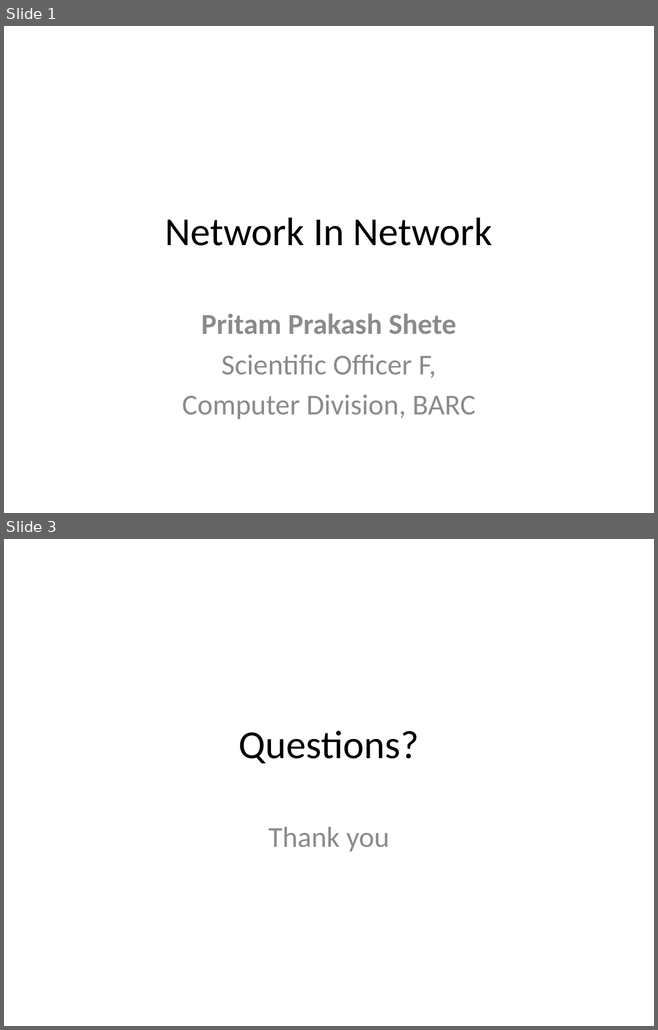
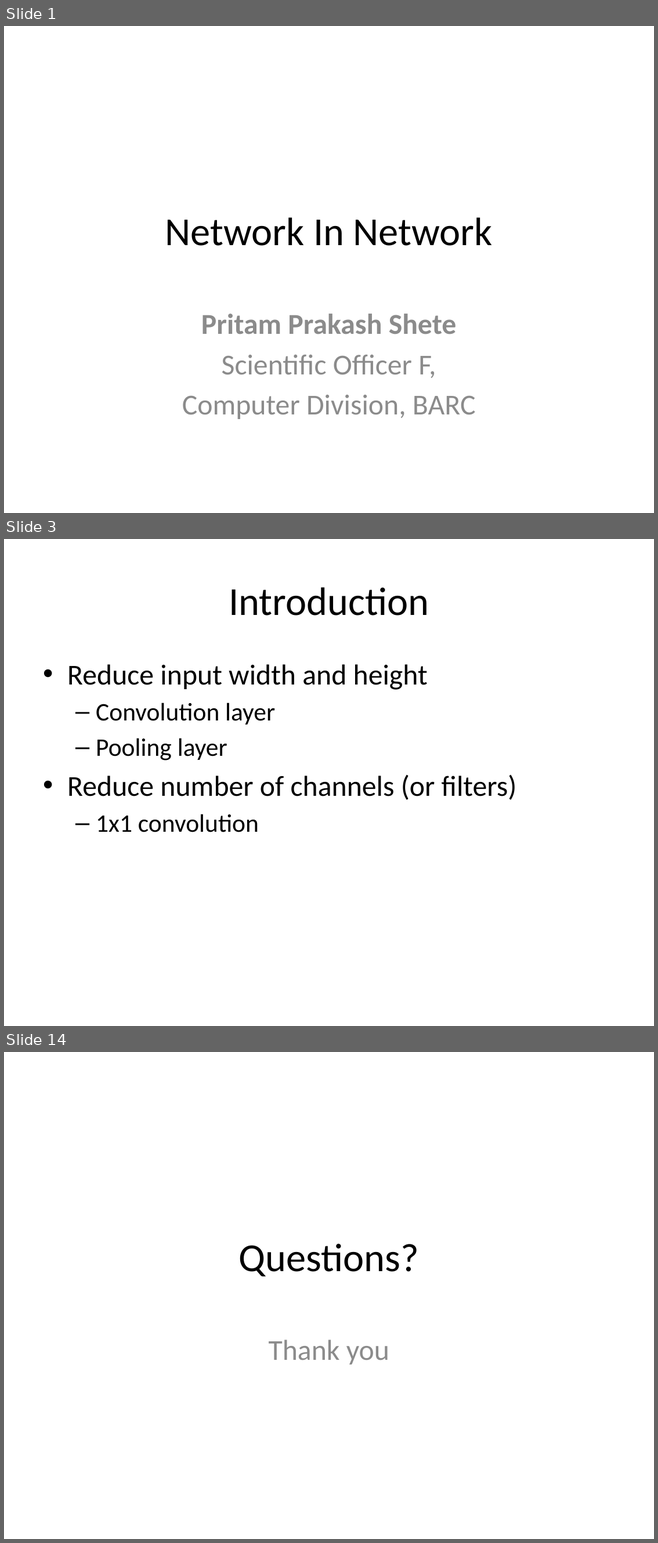
Before and after one commit to look4pritam/ArtificialIntelligence, a slide deck: presentations/CNN/NetworkInNetwork.pptx. Shown one above the other, each under a label of ours: slides 1 and 3 before the commit, slides 1, 3 and 14 after it; the slides between them are not shown. The pictures are 658x1030 and 658x1543 pixels, drawn with LibreOffice and Linux fonts; fonts in the diff are those of the drawing. Boxes give left, top, right and bottom in pixels: in the first picture for what was removed or moved away, otherwise in the second. Text is boxed around its words. In the diff, an @@ line names an element or a change of style, - is before the commit and + after.

```diff
--- a/presentations/CNN/NetworkInNetwork.pptx
+++ b/presentations/CNN/NetworkInNetwork.pptx
@@ slide 3 added at [4, 539, 654, 1026], background #FFFFFF @@
@@ title added at [228, 587, 429, 616], 44 pt, text #000000 @@
+Introduction
@@ text added at [67, 664, 517, 832], 32 pt, text #000000 @@
+• Reduce input width and height
+  – Convolution layer
+  – Pooling layer
+• Reduce number of channels (or filters)
+  – 1x1 convolution
@@ what was slide 3 is now slide 14 @@
```
Also in this commit, not shown: 11 other slides added, 1 slide removed.
